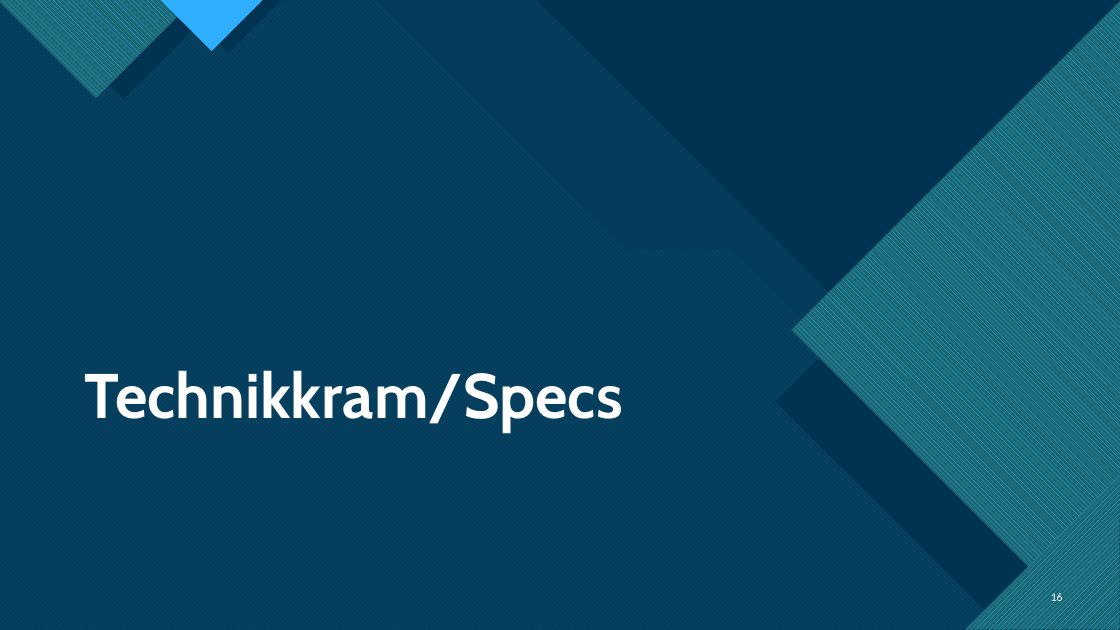
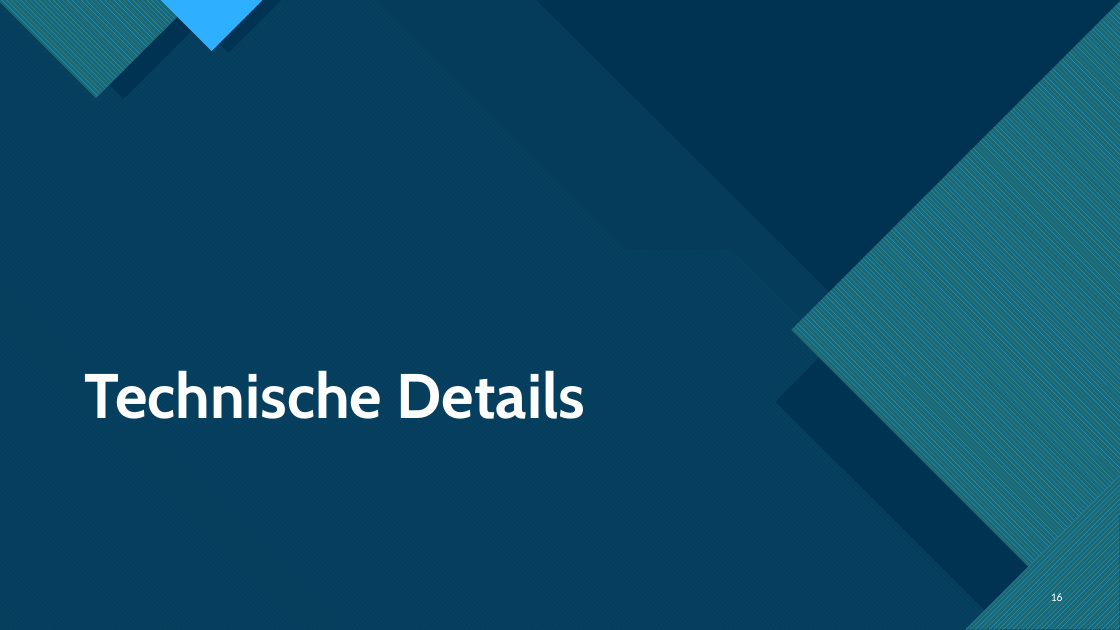
Before and after one commit to TietoLP/IU-Kochbuch, a slide deck: slide 16 of Fallstudie_Kochbuch.pptx. Drawn at 1120x630 pixels with LibreOffice and Linux fonts; fonts in the diff are those of the drawing. Boxes give left, top, right and bottom in pixels: in the first picture for what was removed or moved away, otherwise in the second. Text is boxed around its words. In the diff, an @@ line names an element or a change of style, - is before the commit and + after.

```diff
--- a/Fallstudie_Kochbuch.pptx
+++ b/Fallstudie_Kochbuch.pptx
@@ title at bbox=[85, 370, 586, 419]: text changed @@
-Technikkram/Specs
+Technische Details
```
Also in this commit, not shown: 2 other slides changed, 2 other files.
